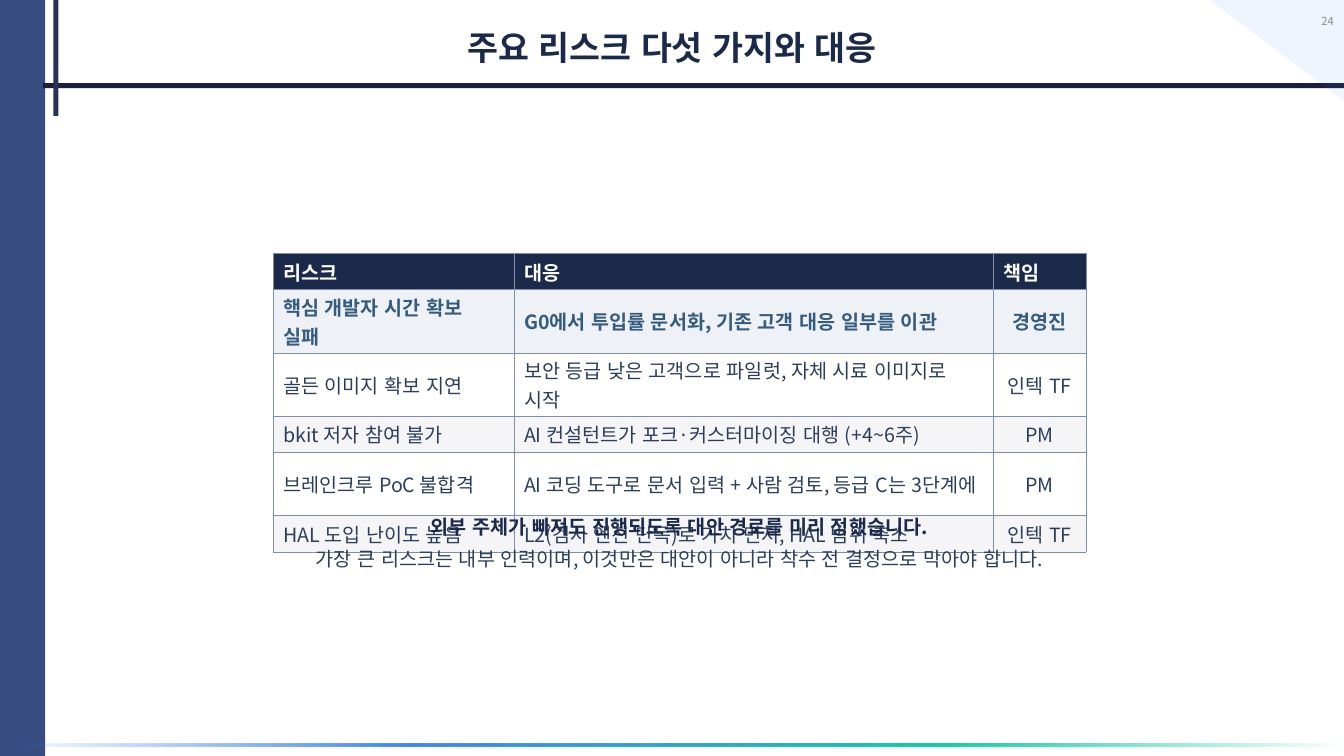
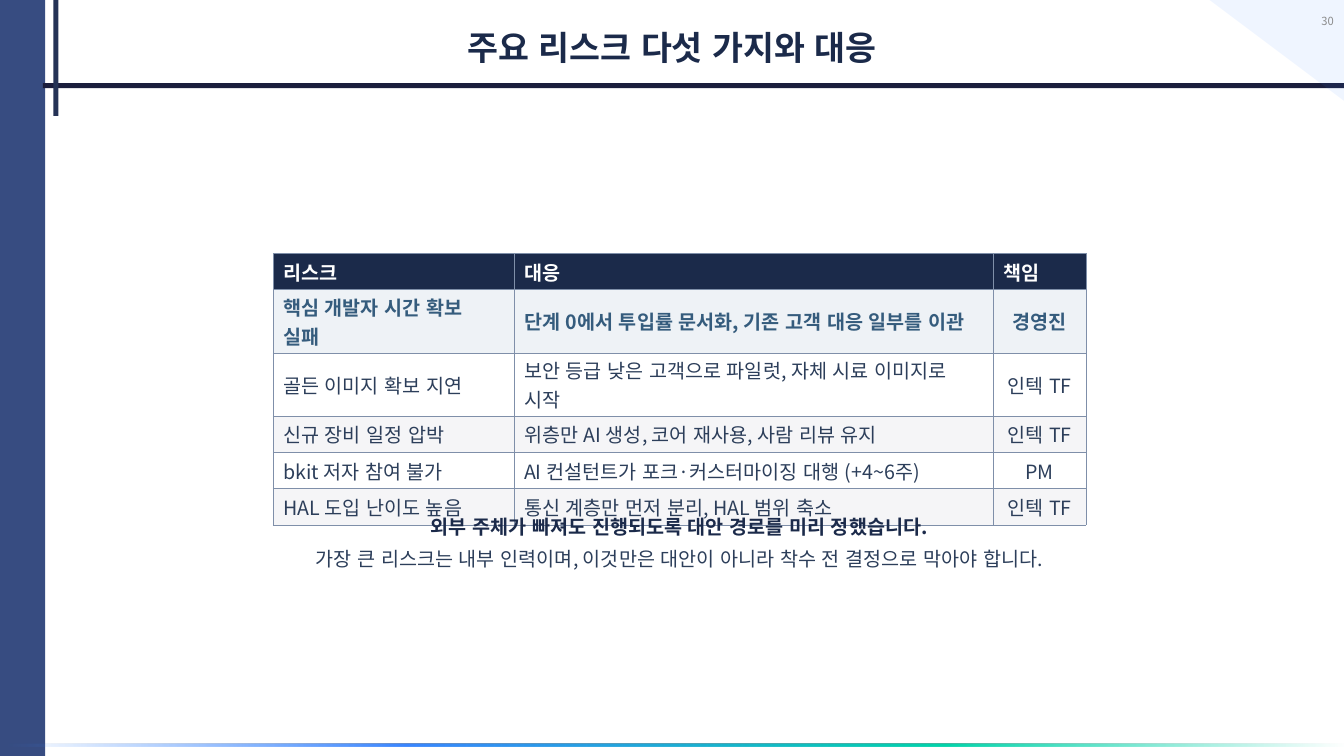
Before and after one commit to donchang07/tmb-2027, a slide deck: slide 30 of deliverables/Intekplus_AI_Upgrade_Proposal.pptx (slide 24 before the commit). Drawn at 1344x756 pixels with LibreOffice and Linux fonts; fonts in the diff are those of the drawing. Boxes give left, top, right and bottom in pixels: in the first picture for what was removed or moved away, otherwise in the second. Text is boxed around its words. In the diff, an @@ line names an element or a change of style, - is before the commit and + after.

```diff
--- a/deliverables/Intekplus_AI_Upgrade_Proposal.pptx
+++ b/deliverables/Intekplus_AI_Upgrade_Proposal.pptx
@@ page number at (1321,17,1333,25): text changed @@
-24
+30
@@ table at (273,253,1087,525) @@
-row 2, column 2: G0에서 투입률 문서화, 기존 고객 대응 일부를 이관
+row 2, column 2: 단계 0에서 투입률 문서화, 기존 고객 대응 일부를 이관
+row 4: 신규 장비 일정 압박 | 위층만 AI 생성, 코어 재사용, 사람 리뷰 유지 | 인텍 TF
-row 5: 브레인크루 PoC 불합격 | AI 코딩 도구로 문서 입력 + 사람 검토, 등급 C는 3단계에 | PM
-row 6: HAL 도입 난이도 높음 | L2(검사 엔진 단독)로 가치 먼저, HAL 범위 축소 | 인텍 TF
+row 6: HAL 도입 난이도 높음 | 통신 계층만 먼저 분리, HAL 범위 축소 | 인텍 TF
```
Also in this commit, not shown: 11 other slides changed, 8 slides added, 2 slides removed, 2 other files.
